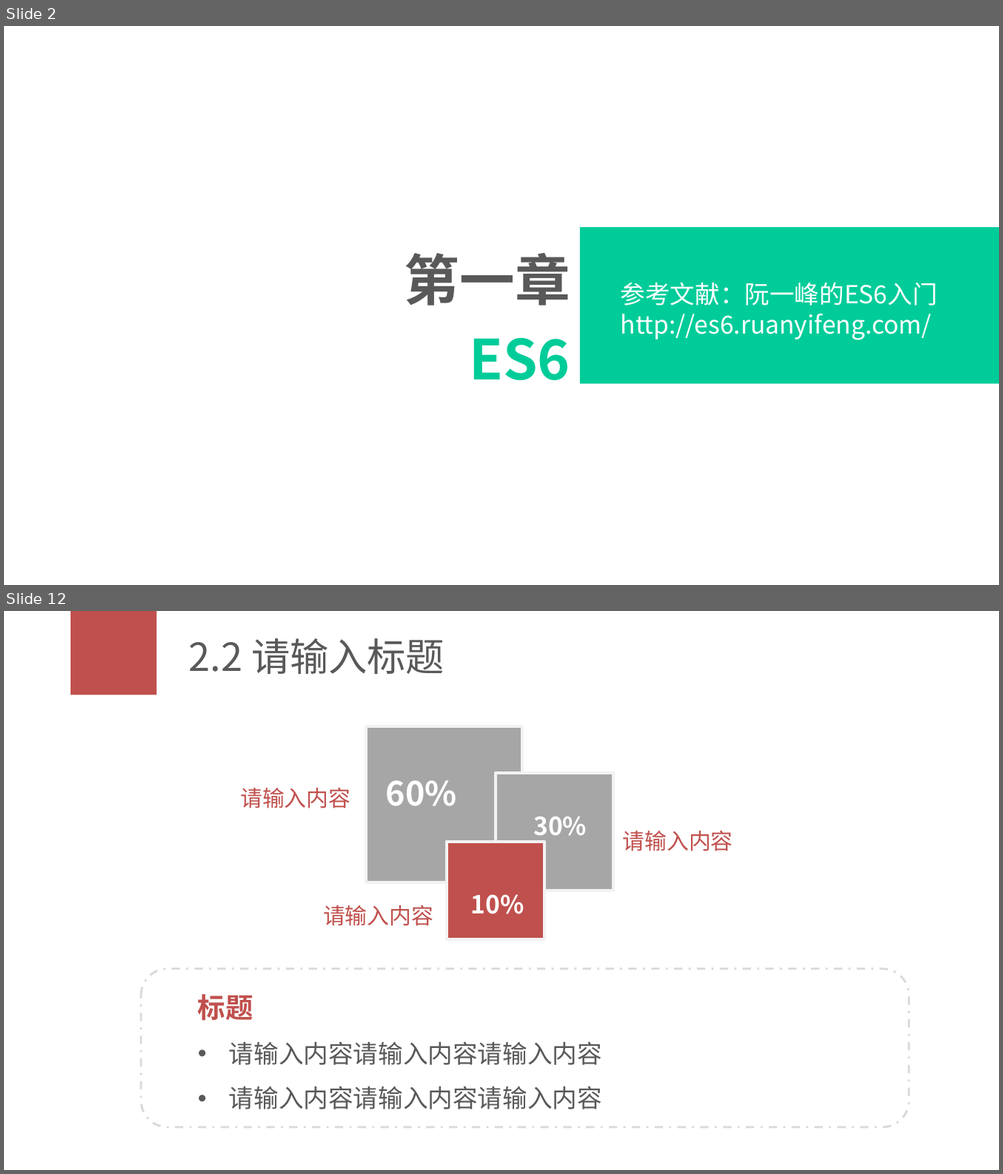
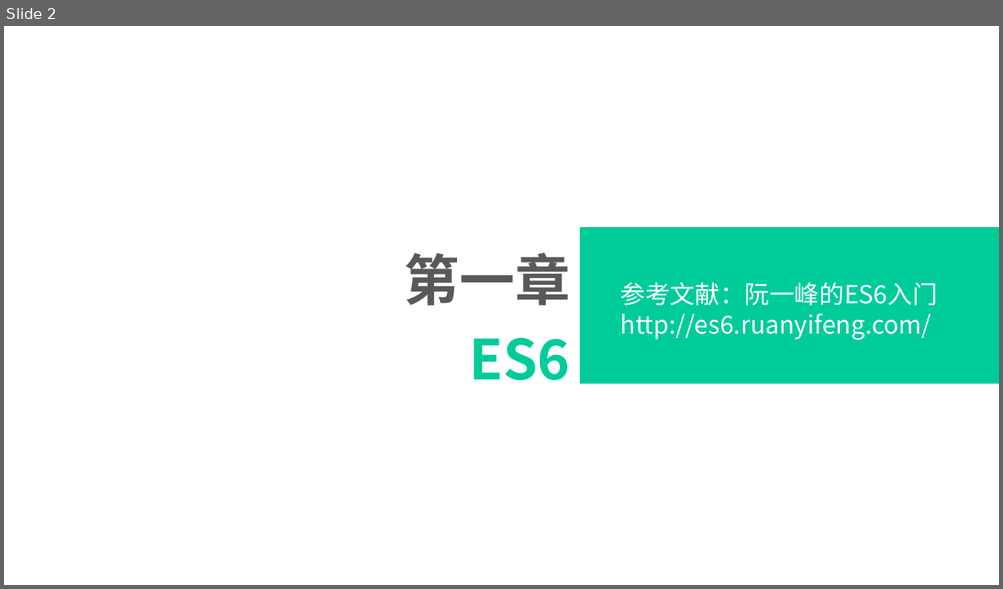
Before and after one commit to zhujiajia1984/studyDoc, a slide deck: 00_学习分享/学习分享_es6_less.pptx. Shown one above the other, each under a label of ours: slides 2 and 12 before the commit, slide 2 after it; the slides between them are not shown. The pictures are 1003x1174 and 1003x589 pixels, drawn with LibreOffice and Linux fonts; fonts in the diff are those of the drawing. Boxes give left, top, right and bottom in pixels: in the first picture for what was removed or moved away, otherwise in the second. Text is boxed around its words. In the diff, an @@ line names an element or a change of style, - is before the commit and + after.

```diff
--- a/00_学习分享/学习分享_es6_less.pptx
+++ b/00_学习分享/学习分享_es6_less.pptx
@@ slide 12 removed at (x1=4, y1=611, x2=999, y2=1170), background #FFFFFF @@
@@ rectangle removed at (x1=71, y1=611, x2=157, y2=695) @@
@@ title removed at (x1=189, y1=638, x2=444, y2=674) @@
-2.2 请输入标题
@@ rectangle removed at (x1=366, y1=726, x2=522, y2=883) @@
@@ text removed at (x1=240, y1=788, x2=350, y2=809) @@
-请输入内容
@@ text removed at (x1=386, y1=780, x2=457, y2=806) @@
-60%
@@ rectangle removed at (x1=495, y1=773, x2=613, y2=891) @@
@@ text removed at (x1=533, y1=817, x2=586, y2=843) @@
-30%
@@ text removed at (x1=623, y1=831, x2=733, y2=851) @@
-请输入内容
@@ rectangle removed at (x1=447, y1=842, x2=544, y2=940) @@
@@ text removed at (x1=471, y1=894, x2=524, y2=914) @@
-10%
@@ text removed at (x1=323, y1=906, x2=433, y2=926) @@
-请输入内容
@@ rounded rectangle removed at (x1=141, y1=969, x2=909, y2=1128) @@
@@ text removed at (x1=198, y1=994, x2=602, y2=1110) @@
-标题
-• 请输入内容请输入内容请输入内容
-• 请输入内容请输入内容请输入内容
```
Also in this commit, not shown: 3 slides changed, 9 slides added, 20 other slides removed.
